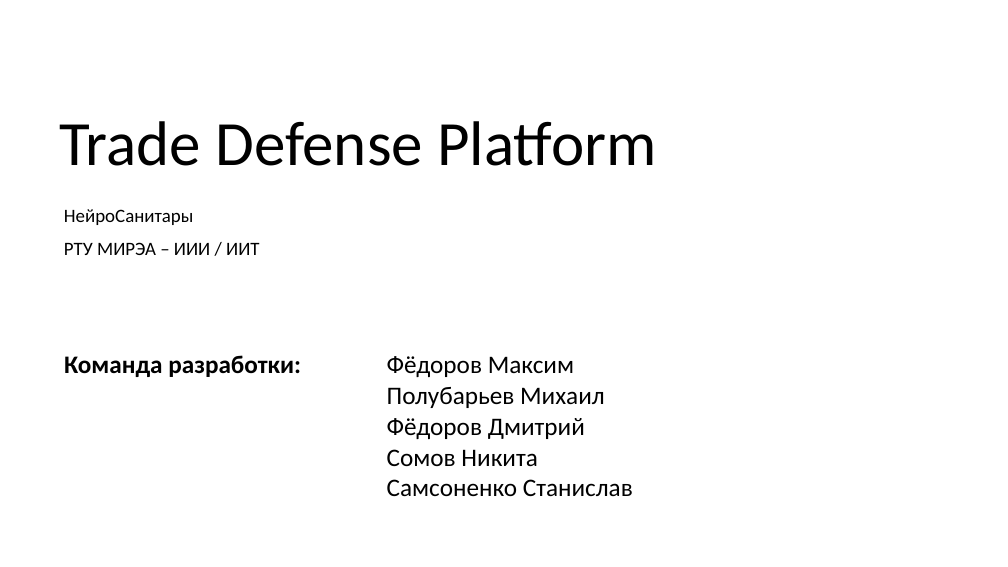
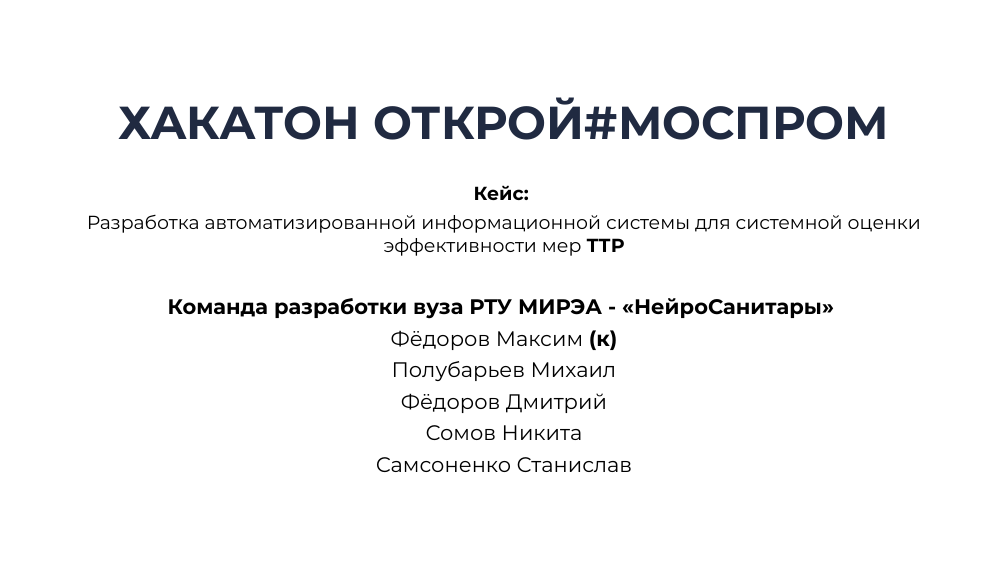
Before and after one commit to maxikfedorov/trade-defense-platform, a slide deck: slide 1 of assets/НейроСанитары_Моспром_v1.pptx. Drawn at 1008x567 pixels with LibreOffice and Linux fonts; fonts in the diff are those of the drawing; background and template pictures are left out. Boxes give left, top, right and bottom in pixels: in the first picture for what was removed or moved away, otherwise in the second. Text is boxed around its words. In the diff, an @@ line names an element or a change of style, - is before the commit and + after.

```diff
--- a/assets/НейроСанитары_Моспром_v1.pptx
+++ b/assets/НейроСанитары_Моспром_v1.pptx
@@ title at (118, 97, 889, 140): text changed; size 60 to 44 pt; font Calibri to Montserrat; text colour #000000 to #202A41; bold on @@
-Trade Defense Platform
+ХАКАТОН ОТКРОЙ#МОСПРОМ
@@ text removed at (64, 209, 194, 225) @@
-НейроСанитары
@@ text added at (87, 185, 921, 472), 20 pt, text #000000 @@
+Кейс:
+Разработка автоматизированной информационной системы для системной оценки эффективности мер ТТР
+Команда разработки вуза РТУ МИРЭА - «НейроСанитары»
+Фёдоров Максим (к)
+Полубарьев Михаил
+Фёдоров Дмитрий
+Сомов Никита
+Самсоненко Станислав
@@ text removed at (64, 242, 259, 255) @@
-РТУ МИРЭА – ИИИ / ИИТ
@@ table removed at (57, 346, 693, 505), 1 rows, 2 columns @@
-Команда разработки: | Фёдоров Максим / Полубарьев Михаил / Фёдоров Дмитрий / Сомов Никита / Самсоненко Станислав
```
Also in this commit, not shown: 4 other slides changed, 6 slides added, 5 slides removed, 4 other files.
